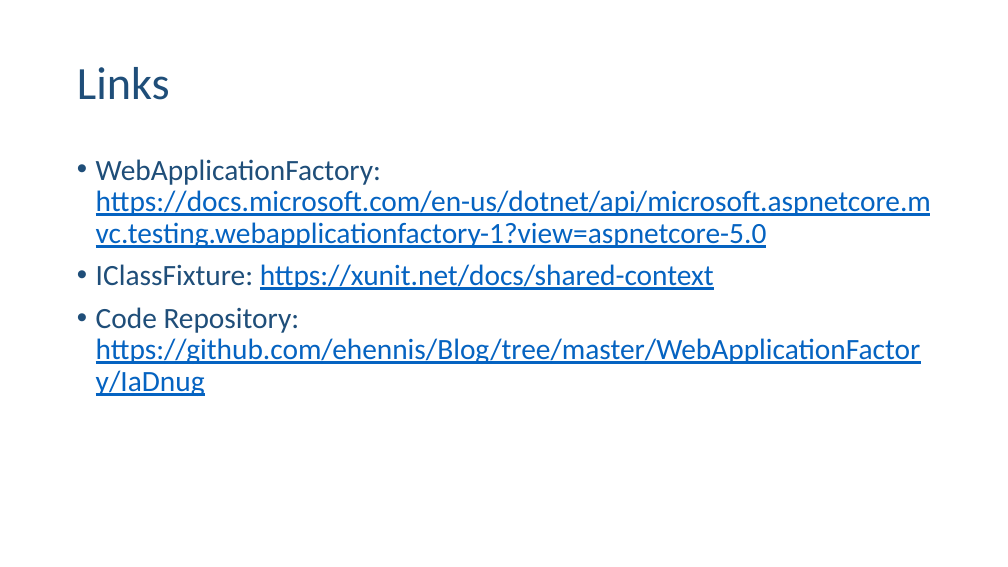
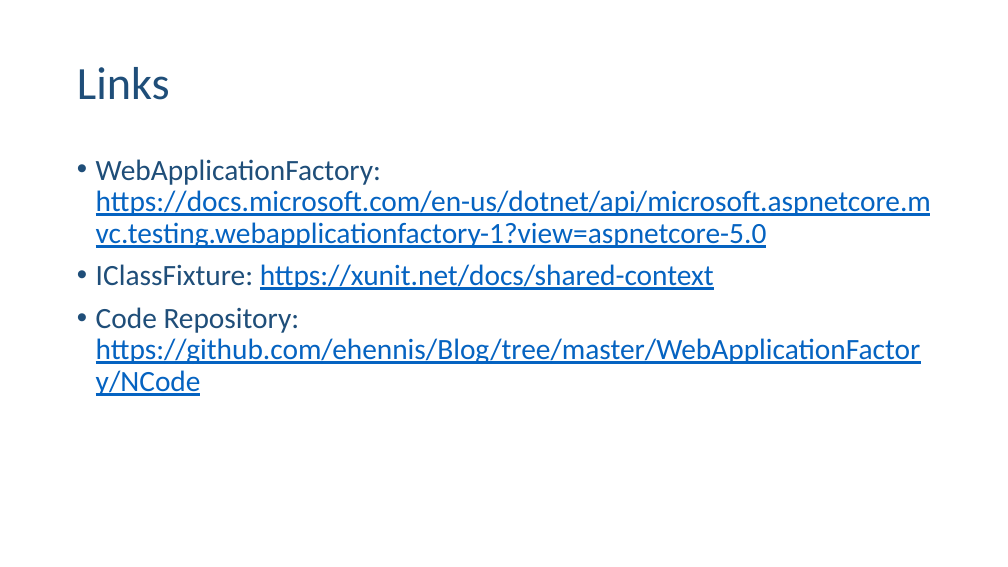
Before and after one commit to ehennis/Blog, a slide deck: slide 18 of WebApplicationFactory/NebraskaCode.pptx. Drawn at 1008x567 pixels with LibreOffice and Linux fonts; fonts in the diff are those of the drawing. Boxes give left, top, right and bottom in pixels: in the first picture for what was removed or moved away, otherwise in the second. Text is boxed around its words. In the diff, an @@ line names an element or a change of style, - is before the commit and + after.

```diff
--- a/WebApplicationFactory/NebraskaCode.pptx
+++ b/WebApplicationFactory/NebraskaCode.pptx
@@ text at (x1=96, y1=307, x2=921, y2=396): text changed @@
-• Code Repository: https://github.com/ehennis/Blog/tree/master/WebApplicationFactory/IaDnug
+• Code Repository: https://github.com/ehennis/Blog/tree/master/WebApplicationFactory/NCode
```
Also in this commit, not shown: 6 other slides changed, 3 other files.
